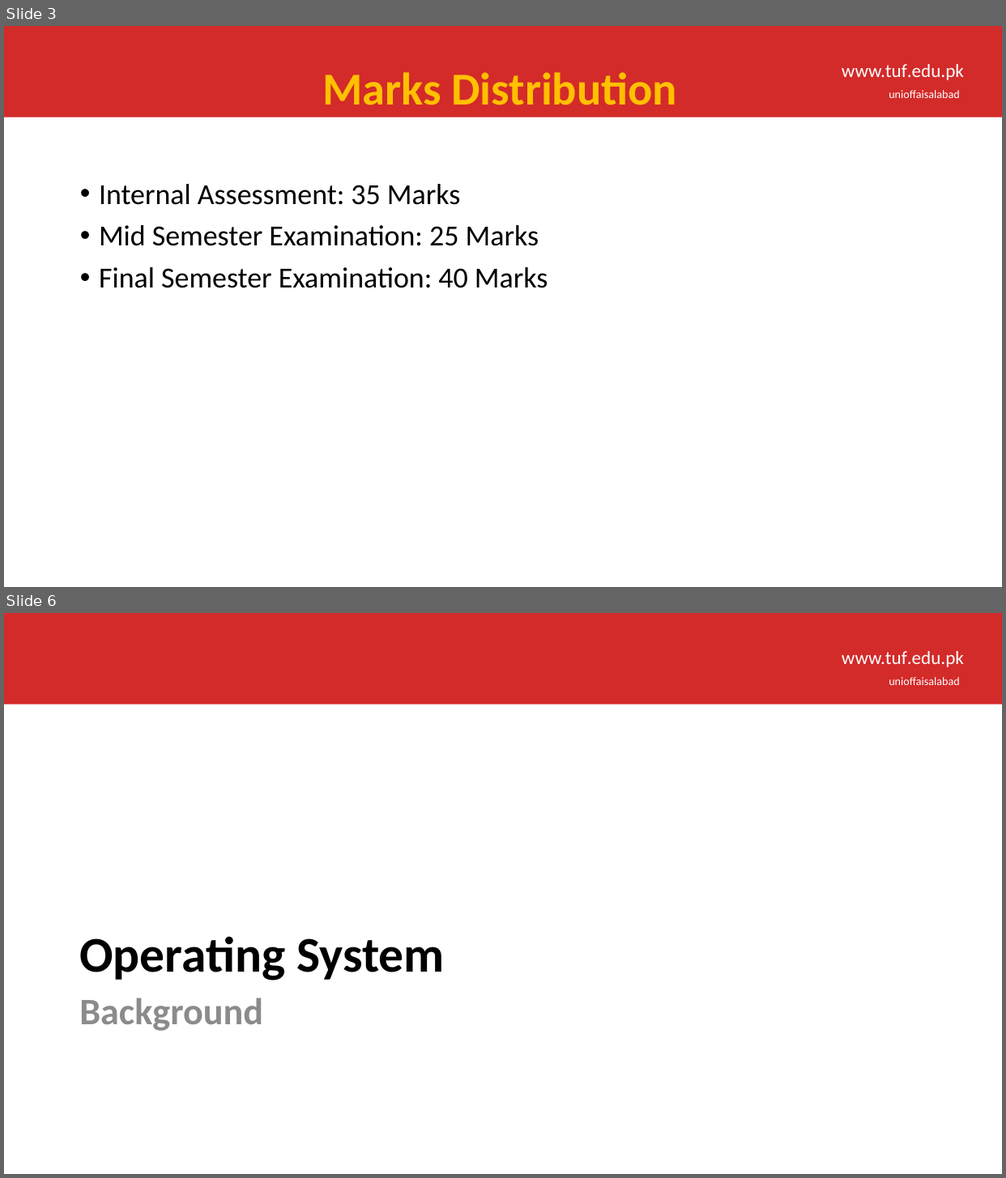
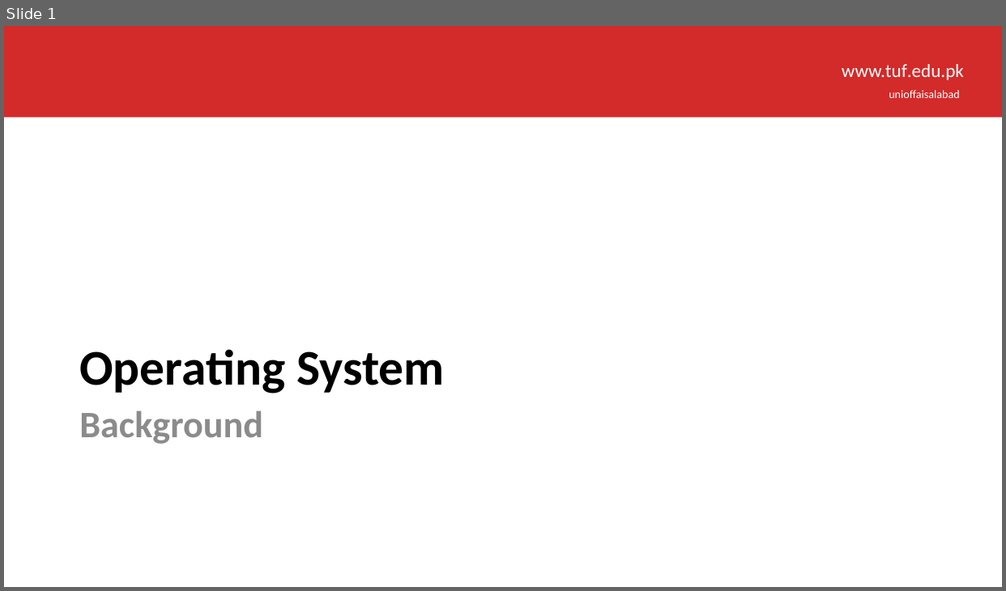
Before and after one commit to hamnasz/Semester-IV, a slide deck: Operating System/Mids/Slides/Lecture # 1.pptx. Shown one above the other, each under a label of ours: slides 3 and 6 before the commit, slide 1 after it; the slides between them are not shown. The pictures are 1006x1178 and 1006x591 pixels, drawn with LibreOffice and Linux fonts; fonts in the diff are those of the drawing; background and template pictures are left out. Boxes give left, top, right and bottom in pixels: in the first picture for what was removed or moved away, otherwise in the second. Text is boxed around its words. In the diff, an @@ line names an element or a change of style, - is before the commit and + after.

```diff
--- a/Operating System/Mids/Slides/Lecture # 1.pptx
+++ b/Operating System/Mids/Slides/Lecture # 1.pptx
@@ slide 3 removed at (4,26,1002,587), background #FFFFFF; not listed: 3 template elements that a slide beside it also shows @@
@@ title removed at (322,72,677,105) @@
-Marks Distribution
@@ text removed at (99,184,548,288) @@
-• Internal Assessment: 35 Marks
-• Mid Semester Examination: 25 Marks
-• Final Semester Examination: 40 Marks
@@ what was slide 6 is now slide 1 @@
```
Also in this commit, not shown: 4 other slides removed, 2 other files.
